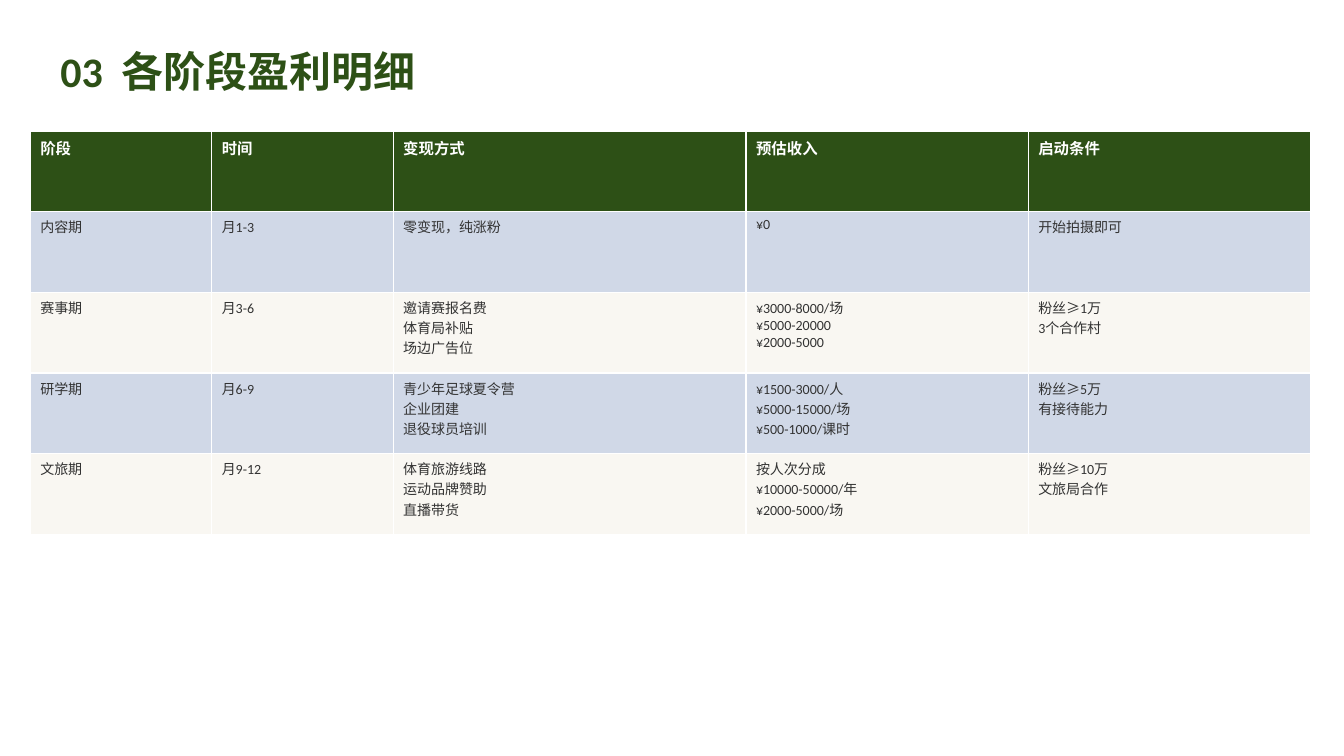
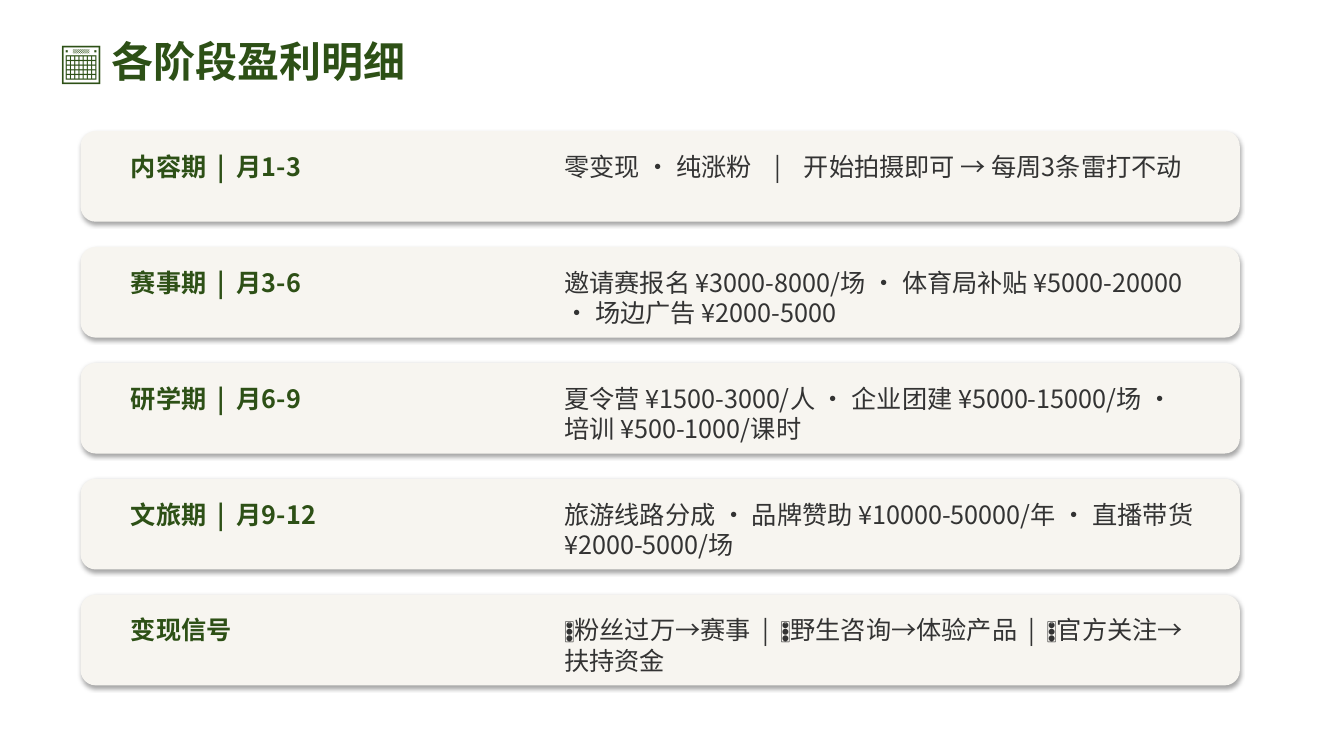
Before and after one commit to 975801846-star/workspace-outputs, a slide deck: slide 12 of tunjunying/plan_v2.pptx (slide 10 before the commit). Drawn at 1344x756 pixels with LibreOffice and Linux fonts; fonts in the diff are those of the drawing. Boxes give left, top, right and bottom in pixels: in the first picture for what was removed or moved away, otherwise in the second. Text is boxed around its words. In the diff, an @@ line names an element or a change of style, - is before the commit and + after.

Commit message:
v2.0最终: 基于v4模板重新设计PPT（26页，原设计语言+全部新内容）

```diff
--- a/tunjunying/plan_v2.pptx
+++ b/tunjunying/plan_v2.pptx
@@ text at bbox=[111, 41, 405, 81]: text changed; font Calibri to Noto Sans CJK SC @@
-03 各阶段盈利明细
+📅 各阶段盈利明细
@@ table removed at bbox=[30, 131, 1311, 534], 5 rows, 5 columns @@
-阶段 | 时间 | 变现方式 | 预估收入 | 启动条件
-内容期 | 月1-3 | 零变现，纯涨粉 | ¥0 | 开始拍摄即可
-赛事期 | 月3-6 | 邀请赛报名费 体育局补贴 场边广告位 | ¥3000-8000/场 ¥5000-20000 ¥2000-5000 | 粉丝≥1万 3个合作村
-研学期 | 月6-9 | 青少年足球夏令营 企业团建 退役球员培训 | ¥1500-3000/人 ¥5000-15000/场 ¥500-1000/课时 | 粉丝≥5万 有接待能力
-文旅期 | 月9-12 | 体育旅游线路 运动品牌赞助 直播带货 | 按人次分成 ¥10000-50000/年 ¥2000-5000/场 | 粉丝≥10万 文旅局合作
@@ rounded rectangle added at bbox=[81, 131, 1240, 222], fill #F7F5F0 @@
@@ text added at bbox=[131, 154, 301, 179], 18 pt, text #2D5016, bold @@
+内容期 | 月1-3
@@ text added at bbox=[564, 154, 1182, 178], 18 pt, text #333333 @@
+零变现 · 纯涨粉 | 开始拍摄即可 → 每周3条雷打不动
@@ rounded rectangle added at bbox=[81, 247, 1240, 338], fill #F7F5F0 @@
@@ text added at bbox=[131, 270, 301, 294], 18 pt, text #2D5016, bold @@
+赛事期 | 月3-6
@@ text added at bbox=[564, 270, 1182, 325], 18 pt, text #333333 @@
+邀请赛报名 ¥3000-8000/场 · 体育局补贴 ¥5000-20000 · 场边广告 ¥2000-5000
@@ rounded rectangle added at bbox=[81, 363, 1240, 454], fill #F7F5F0 @@
@@ text added at bbox=[131, 386, 301, 411], 18 pt, text #2D5016, bold @@
+研学期 | 月6-9
@@ text added at bbox=[564, 387, 1142, 443], 18 pt, text #333333 @@
+夏令营 ¥1500-3000/人 · 企业团建 ¥5000-15000/场 · 培训 ¥500-1000/课时
@@ rounded rectangle added at bbox=[81, 479, 1240, 570], fill #F7F5F0 @@
@@ text added at bbox=[131, 502, 316, 526], 18 pt, text #2D5016, bold @@
+文旅期 | 月9-12
@@ text added at bbox=[564, 502, 1194, 559], 18 pt, text #333333 @@
+旅游线路分成 · 品牌赞助 ¥10000-50000/年 · 直播带货 ¥2000-5000/场
@@ rounded rectangle added at bbox=[81, 595, 1240, 686], fill #F7F5F0 @@
@@ text added at bbox=[131, 617, 232, 642], 18 pt, text #2D5016, bold @@
+变现信号
@@ text added at bbox=[564, 618, 1183, 672], 18 pt, text #333333 @@
+🚦粉丝过万→赛事 | 🚦野生咨询→体验产品 | 🚦官方关注→扶持资金
```
Also in this commit, not shown: 5 other slides changed, 20 slides added, 9 slides removed.
